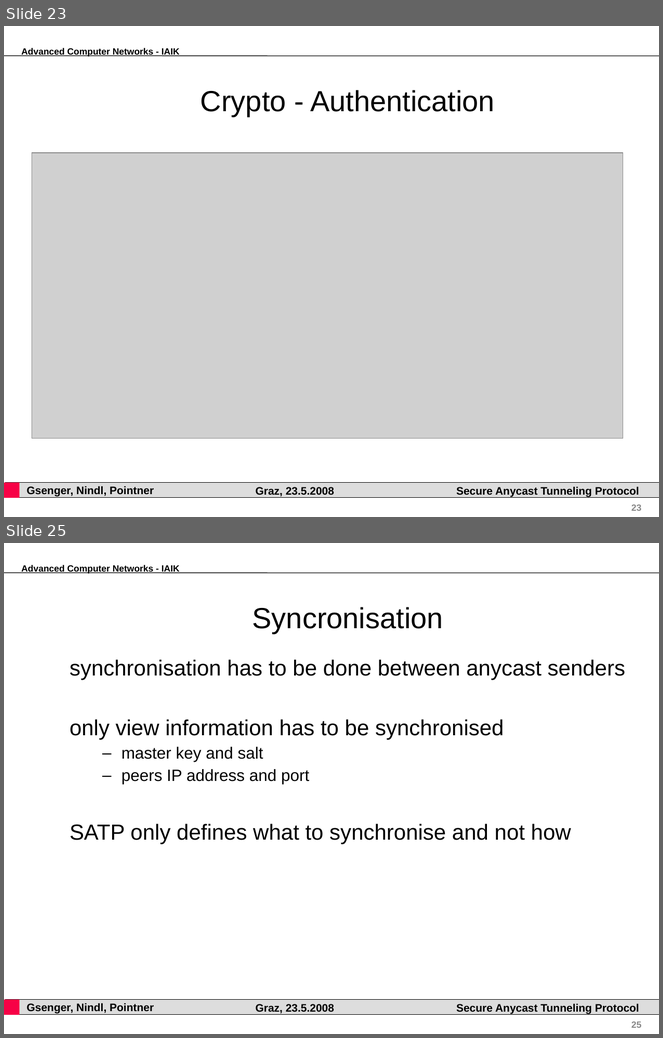
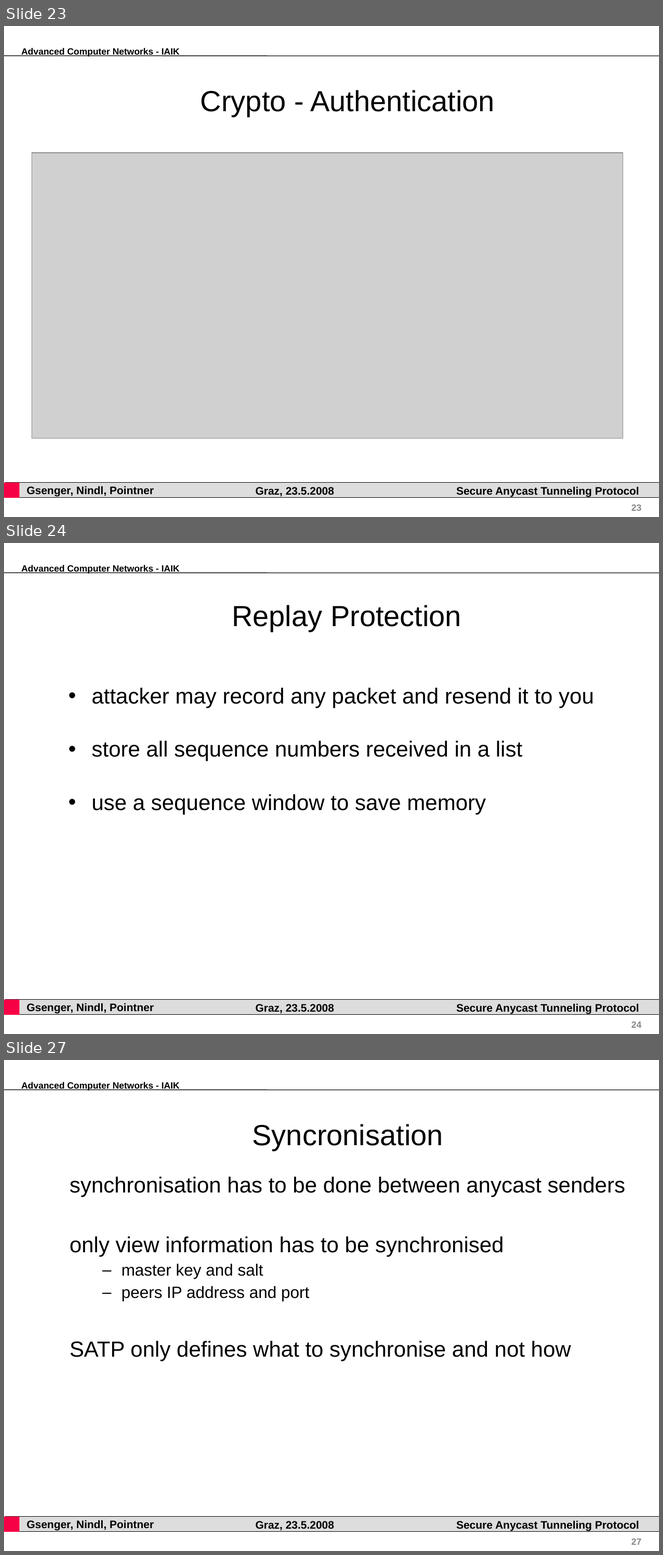
Before and after one commit to pyhedgehog/anytun, a slide deck: papers/acn.ppt. Shown one above the other, each under a label of ours: slides 23 and 25 before the commit, slides 23, 24 and 27 after it; the slides between them are not shown. The pictures are 663x1038 and 663x1555 pixels, drawn with LibreOffice and Linux fonts; fonts in the diff are those of the drawing; grey boxes stand for pictures; background and template pictures are left out. Boxes give left, top, right and bottom in pixels: in the first picture for what was removed or moved away, otherwise in the second. Text is boxed around its words. In the diff, an @@ line names an element or a change of style, - is before the commit and + after.

Commit message:
added additional slides for replay protection

```diff
--- a/papers/acn.ppt
+++ b/papers/acn.ppt
@@ slide 24 added at (4,543,659,1034), background #FFFFFF; not listed: 7 template elements that a slide beside it also shows @@
@@ title added at (232,605,462,632), 32 pt, text #000000 @@
+Replay Protection
@@ text added at (92,688,594,814), 24 pt, text #000000 @@
+• attacker may record any packet and resend it to you
+• store all sequence numbers received in a list
+• use a sequence window to save memory
@@ what was slide 25 is now slide 27 @@
@@ page number at (632,1539,642,1545): text changed @@
-25
+27
```
Also in this commit, not shown: 1 slide changed, 2 other slides added.
